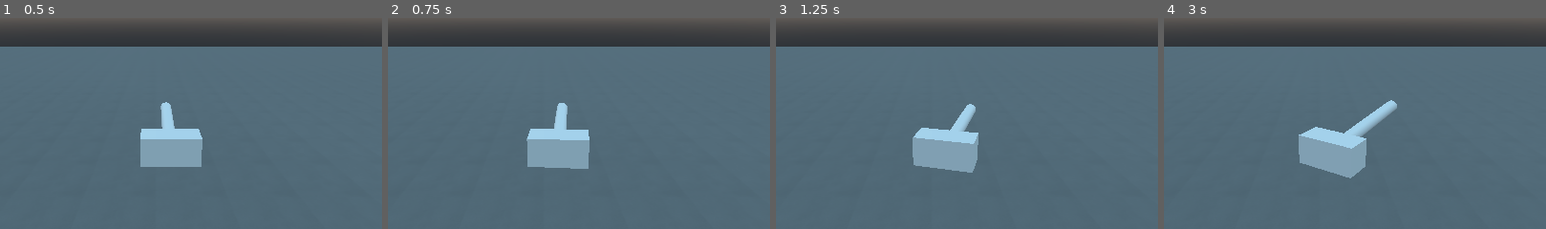
Above: before the commit, frames 1-4 (left to right).
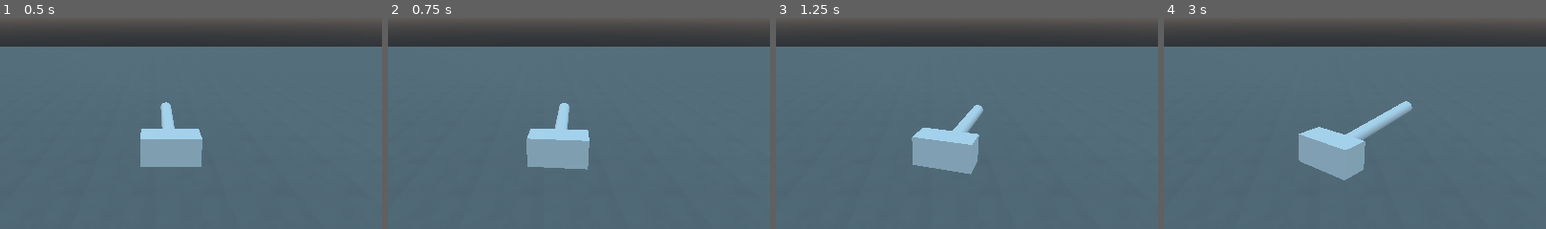
Above: after the commit, the same moments.

Repository: KSztusio/godota-gra
Game: Godot game, scene res://lvl.tscn
The game is run twice, just before and just after one commit, with the same random seed, the same clock (stepped at 60 frames per second) and the same inputs.
Inputs (mouse positions are % of the whole screen's width and height, from its top left):
- Up to frame 1 (0.5 s): no input
- Up to frame 2 (0.75 s): tap Enter at 0.5 s; move the mouse to (72, 42) at 0.52 s; hold D (right) from 0.53 s (still down)
- Up to frame 3 (1.25 s): keep holding D (right)
- Up to frame 4 (3 s): move the mouse to (30, 52) at 1.27 s; release D (right) at 1.28 s; hold W (down) 1.28-2.03 s; tap Space at 2 s; move the mouse to (60, 24) at 2.02 s; hold D (right) 2.03-2.78 s; move the mouse to (45, 68) at 2.77 s; hold S (up) from 2.78 s (still down)
The pictures show only the part of the screen within x 30-80%, y 20-70%; the shares and areas given below are measured in that part.

Frame 1 is identical in both runs. In frame 2, 0.2% of the frame differs, in the area x 36-53%, y 40-72%; in frame 3, 0.6%; in frame 4, 1.5%, in the area x 35-65%, y 38-77%.

Commit message:
pocisk dodanie

Diff:
--- a/lewoprawo.gd
+++ b/lewoprawo.gd
@@ -1,6 +1,5 @@
 extends SpringArm
-export var max_rotation_speed = 0.4
-
+export var max_rotation_speed = 0.5
 func _process(delta):
 	var roty = 0
 	roty = Input.get_action_strength("right") - Input.get_action_strength("left")
--- a/oslufa.gd
+++ b/oslufa.gd
@@ -1,7 +1,5 @@
 extends SpringArm
-export var max_rotation_speed = 0.4
-
-
+export var max_rotation_speed = 0.5
 func _process(delta):
 	var rotz = 0
 	rotz = Input.get_action_strength("up") - Input.get_action_strength("down")
--- /dev/null
+++ b/pocisk.tscn
@@ -0,0 +1,23 @@
+[gd_scene load_steps=4 format=2]
+
+[sub_resource type="SphereMesh" id=1]
+radius = 0.5
+height = 1.0
+
+[sub_resource type="SphereShape" id=2]
+radius = 0.5
+
+[sub_resource type="SphereShape" id=3]
+radius = 4.0
+
+[node name="pocisk" type="RigidBody"]
+
+[node name="MeshInstance" type="MeshInstance" parent="."]
+mesh = SubResource( 1 )
+material/0 = null
+
+[node name="CollisionShape" type="CollisionShape" parent="."]
+shape = SubResource( 2 )
+
+[node name="radius" type="CollisionShape" parent="."]
+shape = SubResource( 3 )
